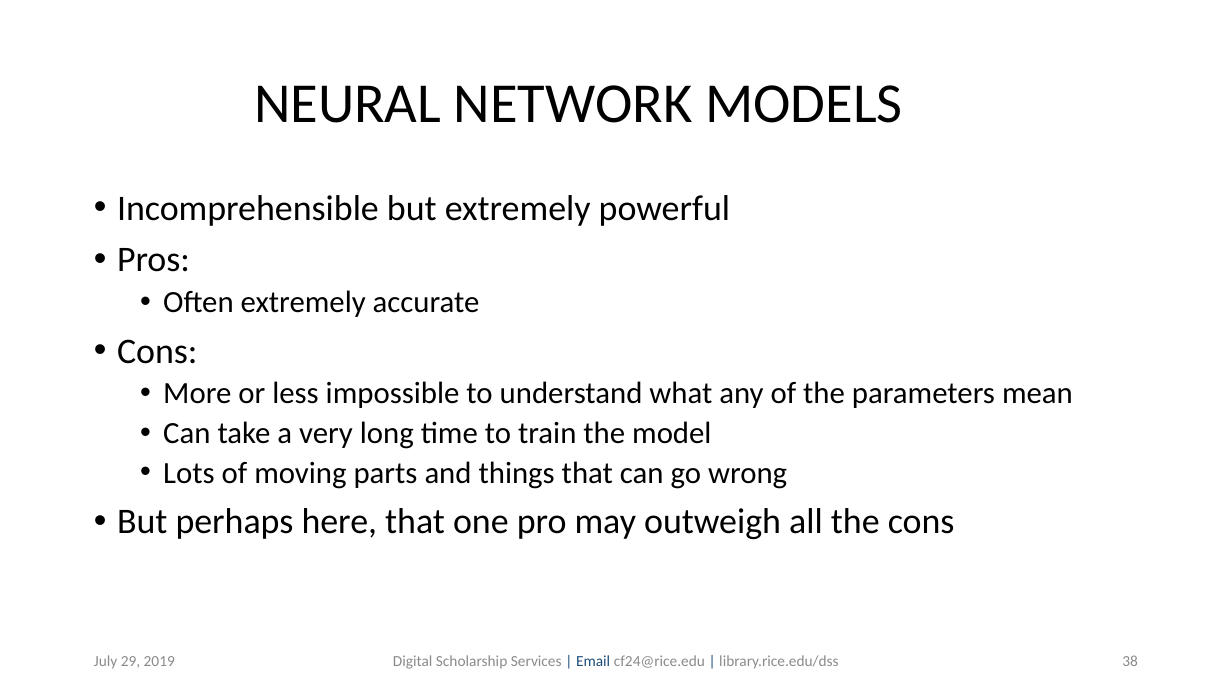
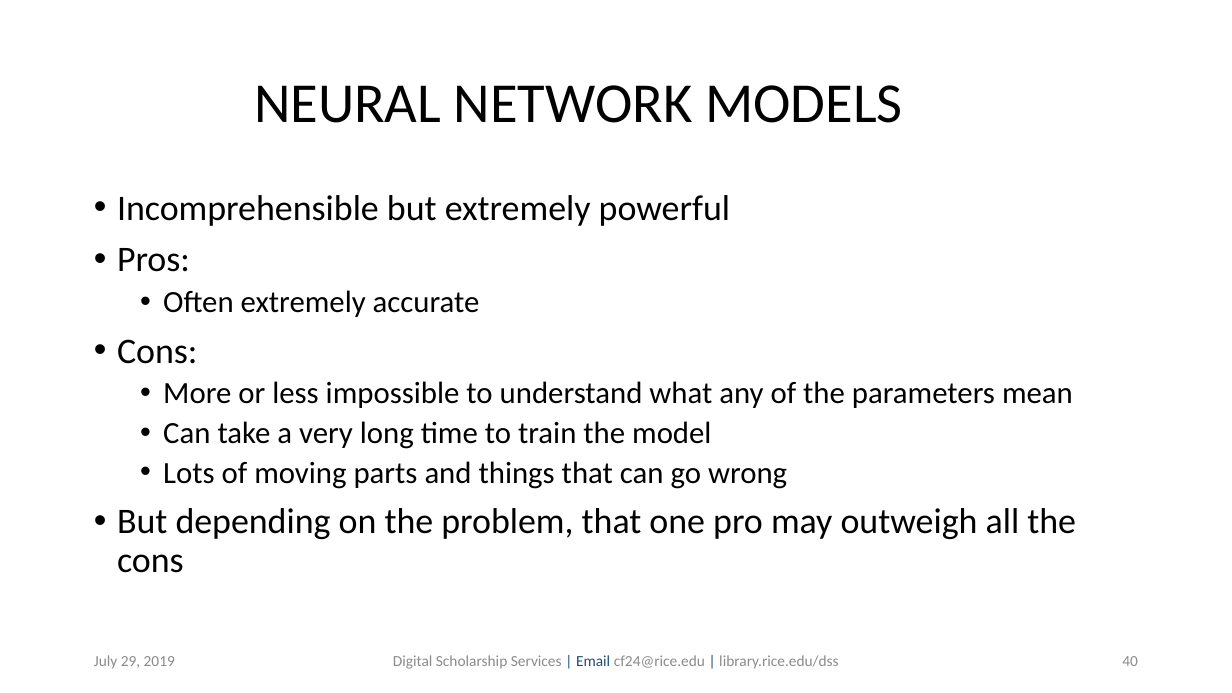
Before and after one commit to bakitybacon/rice-data-and-donuts, a slide deck: slide 40 of tsa/Introduction to Time Series Analysis.pptx (slide 38 before the commit). Drawn at 1232x693 pixels with LibreOffice and Linux fonts; fonts in the diff are those of the drawing; background and template pictures are left out. Boxes give left, top, right and bottom in pixels: in the first picture for what was removed or moved away, otherwise in the second. Text is boxed around its words. In the diff, an @@ line names an element or a change of style, - is before the commit and + after.

```diff
--- a/tsa/Introduction to Time Series Analysis.pptx
+++ b/tsa/Introduction to Time Series Analysis.pptx
@@ text at bbox=[117, 508, 1076, 573]: text changed @@
-• But perhaps here, that one pro may outweigh all the cons
+• But depending on the problem, that one pro may outweigh all the cons
@@ page number at bbox=[1122, 656, 1138, 666]: text changed @@
-38
+40
```
Also in this commit, not shown: 1 other slide changed, 2 slides added.
